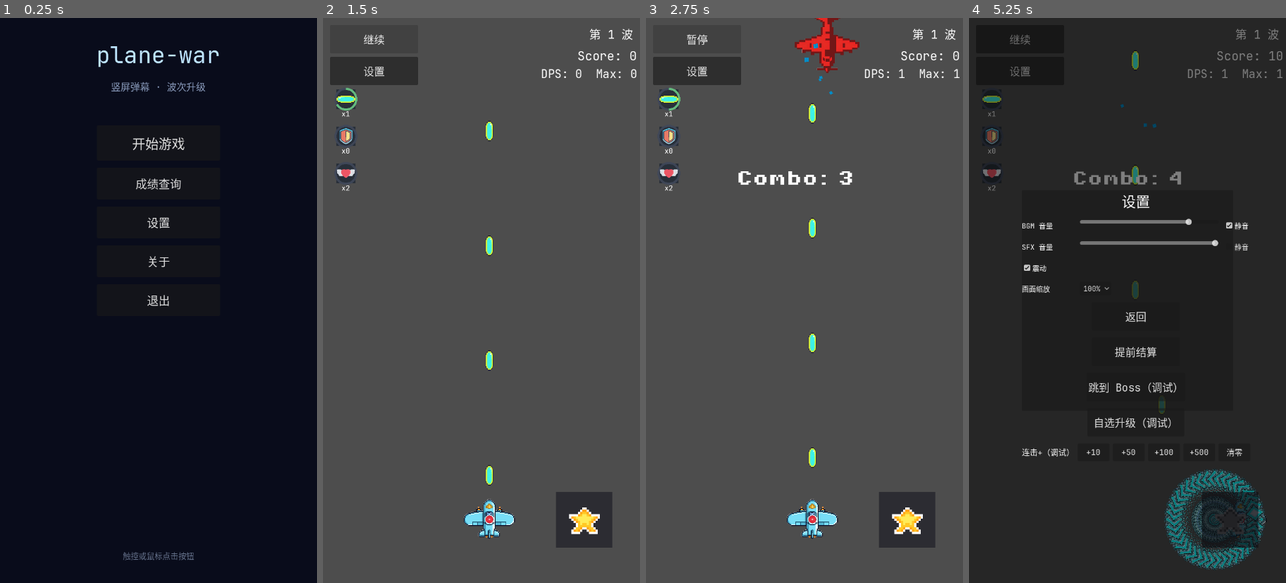
Above: before the commit, frames 1-4 (left to right).
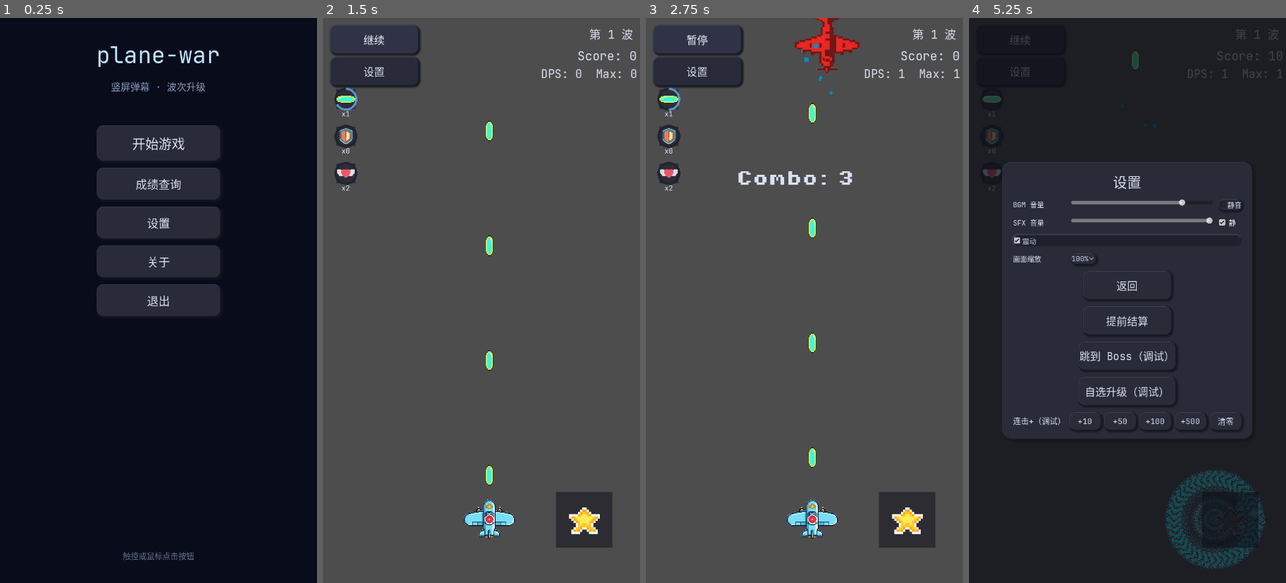
Above: after the commit, the same moments.

Repository: qingzhixing/plane-war
Game: Godot game, scene res://scenes/MainMenu.tscn
Same seed, same stepped clock (60 frames per second), same inputs: the game is played once before the commit and once after it. Sound files missing from this copy of the repository are replaced by a short silence.
Inputs (mouse positions are in pixels of both pictures, inside the frame that each line leads up to):
- Up to frame 1 (0.25 s): no input
- Up to frame 2 (1.5 s): click "开始游戏" at 0.5 s; click "暂停" at 1.25 s
- Up to frame 3 (2.75 s): click "继续" at 2 s
- Up to frame 4 (5.25 s): tap Enter at 2.75 s; move the mouse to (1197, 272) at 2.77 s; hold D 2.78-3.5 s; tap P at 2.85 s; click (1197, 272) at 2.92 s; tap Space at 3.02 s; drag from (1064, 328) to (1241, 520) at 3.52 s; click "设置" at 4.25 s; click "静音" at 5 s

The runs differ from the first frame. In frame 1, 11% of the frame differs, in the area x 30-70%, y 19-53%; in frame 2, 1.0%; in frame 3, 1.2%; in frame 4, 28%, in the area x 4-99%, y 1-98%.

Commit message:
🎨 UI: 更新多个界面元素的样式和颜色，优化用户体验

Diff:
--- a/assets/theme/default_ui_theme.tres
+++ b/assets/theme/default_ui_theme.tres
@@ -2,5 +2,78 @@
 
 [ext_resource type="FontFile" uid="uid://djrchkw4o63jr" path="res://assets/font/JetBrainsMono[wght].ttf" id="2"]
 
+[sub_resource type="StyleBoxFlat" id="StyleBoxFlat_btn_disabled"]
+bg_color = Color(0.13, 0.14, 0.18, 1)
+corner_radius_top_left = 14
+corner_radius_top_right = 14
+corner_radius_bottom_right = 14
+corner_radius_bottom_left = 14
+
+[sub_resource type="StyleBoxEmpty" id="StyleBoxEmpty_focus"]
+
+[sub_resource type="StyleBoxFlat" id="StyleBoxFlat_btn_hover"]
+bg_color = Color(0.19, 0.2, 0.27, 1)
+border_width_left = 1
+border_width_top = 1
+border_color = Color(0.26, 0.28, 0.36, 0.9)
+corner_radius_top_left = 14
+corner_radius_top_right = 14
+corner_radius_bottom_right = 14
+corner_radius_bottom_left = 14
+shadow_color = Color(0.08, 0.09, 0.12, 0.9)
+shadow_size = 5
+shadow_offset = Vector2(3, 3)
+
+[sub_resource type="StyleBoxFlat" id="StyleBoxFlat_btn_normal"]
+bg_color = Color(0.16, 0.17, 0.22, 1)
+border_width_left = 1
+border_width_top = 1
+border_color = Color(0.26, 0.28, 0.36, 0.9)
+corner_radius_top_left = 14
+corner_radius_top_right = 14
+corner_radius_bottom_right = 14
+corner_radius_bottom_left = 14
+shadow_color = Color(0.08, 0.09, 0.12, 0.9)
+shadow_size = 5
+shadow_offset = Vector2(3, 3)
+
+[sub_resource type="StyleBoxFlat" id="StyleBoxFlat_btn_pressed"]
+bg_color = Color(0.12, 0.13, 0.17, 1)
+border_width_left = 1
+border_width_top = 1
+border_color = Color(0.08, 0.09, 0.12, 0.9)
+corner_radius_top_left = 14
+corner_radius_top_right = 14
+corner_radius_bottom_right = 14
+corner_radius_bottom_left = 14
+shadow_color = Color(0.26, 0.28, 0.36, 0.7)
+shadow_size = 2
+shadow_offset = Vector2(-2, -2)
+
+[sub_resource type="StyleBoxFlat" id="StyleBoxFlat_raised"]
+bg_color = Color(0.16, 0.17, 0.22, 1)
+border_width_left = 1
+border_width_top = 1
+border_color = Color(0.26, 0.28, 0.36, 0.9)
+corner_radius_top_left = 18
+corner_radius_top_right = 18
+corner_radius_bottom_right = 18
+corner_radius_bottom_left = 18
+shadow_color = Color(0.08, 0.09, 0.12, 0.9)
+shadow_size = 6
+shadow_offset = Vector2(4, 4)
+
 [resource]
 default_font = ExtResource("2")
+Button/colors/font_color = Color(0.85, 0.88, 0.95, 1)
+Button/colors/font_disabled_color = Color(0.45, 0.5, 0.62, 1)
+Button/colors/font_focus_color = Color(0.85, 0.88, 0.95, 1)
+Button/colors/font_hover_color = Color(0.92, 0.94, 1, 1)
+Button/colors/font_pressed_color = Color(0.75, 0.78, 0.88, 1)
+Button/styles/disabled = SubResource("StyleBoxFlat_btn_disabled")
+Button/styles/focus = SubResource("StyleBoxEmpty_focus")
+Button/styles/hover = SubResource("StyleBoxFlat_btn_hover")
+Button/styles/normal = SubResource("StyleBoxFlat_btn_normal")
+Button/styles/pressed = SubResource("StyleBoxFlat_btn_pressed")
+Label/colors/font_color = Color(0.85, 0.88, 0.95, 1)
+Panel/styles/panel = SubResource("StyleBoxFlat_raised")
--- a/scenes/MainMenu.tscn
+++ b/scenes/MainMenu.tscn
@@ -131,6 +131,7 @@
 [node name="RecordsQueryUI" type="CanvasLayer" parent="." unique_id=1684068955]
 unique_name_in_owner = true
 process_mode = 4
+visible = false
 script = ExtResource("5_records")
 
 [node name="Dimmer" type="ColorRect" parent="RecordsQueryUI" unique_id=269771730]
@@ -239,6 +240,7 @@
 [node name="AboutUI" type="CanvasLayer" parent="." unique_id=2099651301]
 unique_name_in_owner = true
 process_mode = 4
+visible = false
 script = ExtResource("6_about")
 
 [node name="AboutDimmer" type="ColorRect" parent="AboutUI" unique_id=1439742973]
@@ -287,8 +289,8 @@
 size_flags_horizontal = 3
 size_flags_vertical = 3
 theme_override_font_sizes/normal_font_size = 18
- bbcode_enabled = true
- text = "[b]plane-war 更新日志（节选）[/b]
+bbcode_enabled = true
+text = "[b]plane-war 更新日志（节选）[/b]
 [color=#8af]v0.2.2[/color] - 2026-03-17
 - 引入 2 条命离散生命值系统，生命归零当次立刻结算本局。
 - 每波结束若生命未满 2 条，会自动恢复 1 命。
--- a/scripts/boss_hud.gd
+++ b/scripts/boss_hud.gd
@@ -18,7 +18,7 @@
 	add_child(_root)
 
 	var panel := ColorRect.new()
-	panel.color = Color(0, 0, 0, 0.4)
+	panel.color = Color(0.12, 0.13, 0.17, 0.92)
 	panel.mouse_filter = Control.MOUSE_FILTER_IGNORE
 	panel.custom_minimum_size = Vector2(0, 40)
 	panel.anchor_left = 0.0
--- a/scripts/game_over.gd
+++ b/scripts/game_over.gd
@@ -25,8 +25,32 @@
 		root.mouse_filter = Control.MOUSE_FILTER_STOP
 		root.visible = false
 		_panel = root.get_node_or_null("Panel") as ColorRect
+		if _panel != null:
+			_panel.color = Color(0.05, 0.06, 0.09, 0.82)
 		var center := root.get_node_or_null("Center") as CenterContainer
 		var vbox := center.get_node_or_null("VBox") as VBoxContainer
+
+		# 拟态卡片容器（PanelContainer 自动适配内容高度）
+		var card_style := StyleBoxFlat.new()
+		card_style.bg_color = Color(0.16, 0.17, 0.22, 1.0)
+		card_style.border_width_left = 1
+		card_style.border_width_top = 1
+		card_style.border_color = Color(0.26, 0.28, 0.36, 0.9)
+		card_style.corner_radius_top_left = 18
+		card_style.corner_radius_top_right = 18
+		card_style.corner_radius_bottom_right = 18
+		card_style.corner_radius_bottom_left = 18
+		card_style.shadow_color = Color(0.08, 0.09, 0.12, 0.9)
+		card_style.shadow_size = 6
+		card_style.shadow_offset = Vector2(4, 4)
+		card_style.content_margin_left = 28.0
+		card_style.content_margin_top = 24.0
+		card_style.content_margin_right = 28.0
+		card_style.content_margin_bottom = 24.0
+		var card_container := PanelContainer.new()
+		card_container.add_theme_stylebox_override("panel", card_style)
+		center.add_child(card_container)
+		vbox.reparent(card_container, false)
 
 		# 在标题 Label 下方创建一个 RichTextLabel，用于展示结算详情
 		_label = RichTextLabel.new()
--- a/scripts/settings_ui.gd
+++ b/scripts/settings_ui.gd
@@ -3,7 +3,7 @@
 const _DEFAULT_UI_THEME: Theme = preload("res://assets/theme/default_ui_theme.tres")
 
 var _root: Control
-var _panel: Panel
+var _panel: PanelContainer
 var _bgm_slider: HSlider
 var _sfx_slider: HSlider
 var _bgm_mute_check: CheckBox
@@ -33,7 +33,7 @@
 	_root.set_offsets_preset(Control.PRESET_FULL_RECT)
 
 	var dimmer := ColorRect.new()
-	dimmer.color = Color(0, 0, 0, 0.5)
+	dimmer.color = Color(0.05, 0.06, 0.09, 0.75)
 	dimmer.mouse_filter = Control.MOUSE_FILTER_STOP
 	_root.add_child(dimmer)
 	dimmer.set_anchors_preset(Control.PRESET_FULL_RECT)
@@ -45,17 +45,32 @@
 	center.set_anchors_preset(Control.PRESET_FULL_RECT)
 	center.set_offsets_preset(Control.PRESET_FULL_RECT)
 
-	_panel = Panel.new()
-	_panel.custom_minimum_size = Vector2(480, 500)
+	_panel = PanelContainer.new()
+	_panel.custom_minimum_size = Vector2(480, 0)
 	_panel.mouse_filter = Control.MOUSE_FILTER_STOP
+	var panel_style := StyleBoxFlat.new()
+	panel_style.bg_color = Color(0.16, 0.17, 0.22, 1.0)
+	panel_style.border_width_left = 1
+	panel_style.border_width_top = 1
+	panel_style.border_color = Color(0.26, 0.28, 0.36, 0.9)
+	panel_style.corner_radius_top_left = 20
+	panel_style.corner_radius_top_right = 20
+	panel_style.corner_radius_bottom_right = 20
+	panel_style.corner_radius_bottom_left = 20
+	panel_style.shadow_color = Color(0.08, 0.09, 0.12, 0.9)
+	panel_style.shadow_size = 6
+	panel_style.shadow_offset = Vector2(4, 4)
+	panel_style.content_margin_left = 24.0
+	panel_style.content_margin_top = 20.0
+	panel_style.content_margin_right = 24.0
+	panel_style.content_margin_bottom = 20.0
+	_panel.add_theme_stylebox_override("panel", panel_style)
 	center.add_child(_panel)
 
 	var vbox := VBoxContainer.new()
 	vbox.mouse_filter = Control.MOUSE_FILTER_STOP
 	vbox.add_theme_constant_override("separation", 16)
 	_panel.add_child(vbox)
-	vbox.set_anchors_preset(Control.PRESET_FULL_RECT)
-	vbox.set_offsets_preset(Control.PRESET_FULL_RECT)
 
 	var title := Label.new()
 	title.text = "设置"
--- a/scripts/ui/side_weapon_cd_slot.gd
+++ b/scripts/ui/side_weapon_cd_slot.gd
@@ -54,9 +54,9 @@
 
 func _draw() -> void:
 	var center := Vector2(size.x * 0.5, 28.0)
-	# 正方形图标底
+	# 正方形图标底（拟态色）
 	var icon_rect := Rect2(center.x - ICON_SIZE * 0.5, center.y - ICON_SIZE * 0.5, ICON_SIZE, ICON_SIZE)
-	draw_rect(icon_rect, Color(0.15, 0.18, 0.22, 0.95))
+	draw_rect(icon_rect, Color(0.16, 0.17, 0.22, 0.95))
 	if texture != null:
 		var tw: float = float(texture.get_width())
 		var th: float = float(texture.get_height())
@@ -72,8 +72,8 @@
 			)
 			draw_texture_rect(texture, tex_rect, false)
 	# 外圈进度条：先画整圈轨道，再画当前比例弧
-	var track_color := Color(0.25, 0.28, 0.35, 0.9)
-	var fill_color := Color(0.4, 0.75, 0.5, 0.95)
+	var track_color := Color(0.12, 0.13, 0.17, 0.9)
+	var fill_color := Color(0.35, 0.60, 0.85, 0.95)
 	_draw_ring(center, RING_OUTER, RING_INNER, 1.0, track_color)
 	if ratio > 0.001:
 		_draw_ring(center, RING_OUTER, RING_INNER, ratio, fill_color)
--- a/scripts/upgrade_ui.gd
+++ b/scripts/upgrade_ui.gd
@@ -52,7 +52,7 @@
 	add_child(_root)
 
 	_panel = ColorRect.new()
-	_panel.color = Color(0.1, 0.1, 0.2, 0.85)
+	_panel.color = Color(0.08, 0.09, 0.12, 0.75)
 	_panel.set_anchors_preset(Control.PRESET_FULL_RECT)
 	_panel.set_offsets_preset(Control.PRESET_FULL_RECT)
 	_root.add_child(_panel)
@@ -82,10 +82,22 @@
 		card_root.size_flags_horizontal = Control.SIZE_SHRINK_CENTER
 		card_box.add_child(card_root)
 
-		var bg := ColorRect.new()
+		var bg := Panel.new()
 		bg.set_anchors_preset(Control.PRESET_FULL_RECT)
 		bg.set_offsets_preset(Control.PRESET_FULL_RECT)
-		bg.color = Color(0.2, 0.2, 0.3, 0.95)
+		var card_style := StyleBoxFlat.new()
+		card_style.bg_color = Color(0.16, 0.17, 0.22, 1.0)
+		card_style.border_width_left = 1
+		card_style.border_width_top = 1
+		card_style.border_color = Color(0.26, 0.28, 0.36, 0.9)
+		card_style.corner_radius_top_left = 16
+		card_style.corner_radius_top_right = 16
+		card_style.corner_radius_bottom_right = 16
+		card_style.corner_radius_bottom_left = 16
+		card_style.shadow_color = Color(0.08, 0.09, 0.12, 0.9)
+		card_style.shadow_size = 5
+		card_style.shadow_offset = Vector2(3, 3)
+		bg.add_theme_stylebox_override("panel", card_style)
 		card_root.add_child(bg)
 
 		var margin := MarginContainer.new()
@@ -118,6 +130,12 @@
 		btn.set_anchors_preset(Control.PRESET_FULL_RECT)
 		btn.set_offsets_preset(Control.PRESET_FULL_RECT)
 		btn.pressed.connect(_on_card_pressed.bind(i))
+		var empty_sb := StyleBoxEmpty.new()
+		btn.add_theme_stylebox_override("normal", empty_sb)
+		btn.add_theme_stylebox_override("hover", empty_sb)
+		btn.add_theme_stylebox_override("pressed", empty_sb)
+		btn.add_theme_stylebox_override("focus", empty_sb)
+		btn.add_theme_stylebox_override("disabled", empty_sb)
 		card_root.add_child(btn)
 
 		_cards.append({"root": card_root, "title_label": title_label, "desc_label": desc_label, "button": btn})
